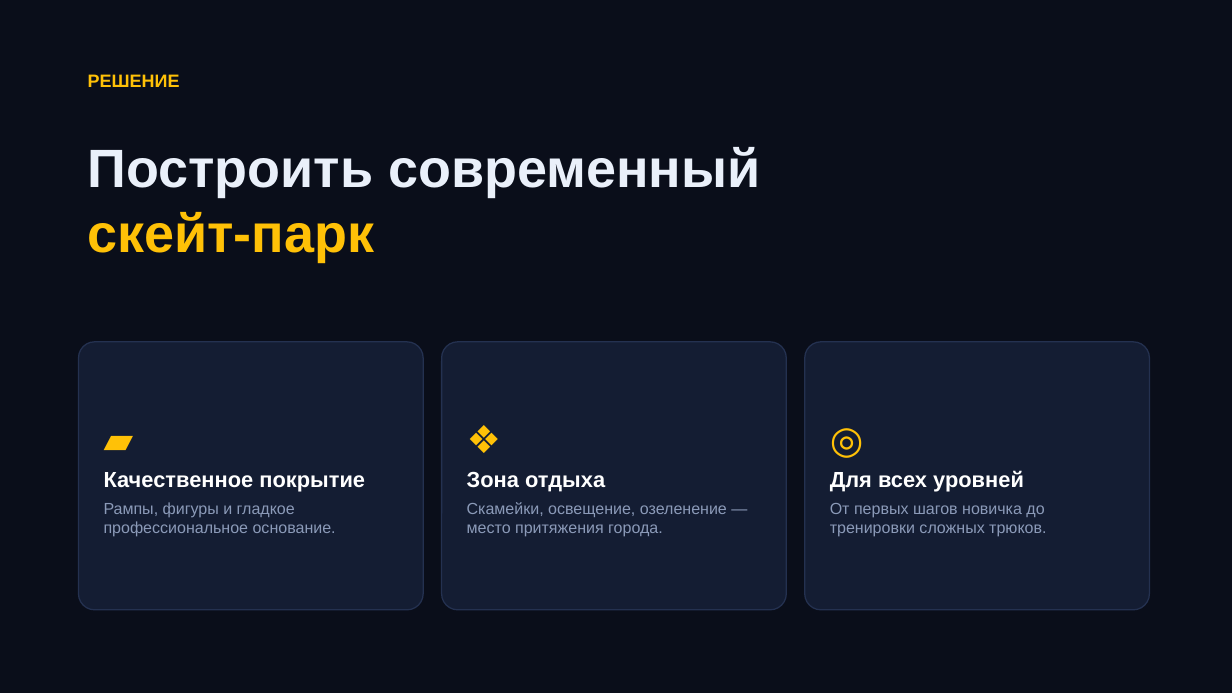
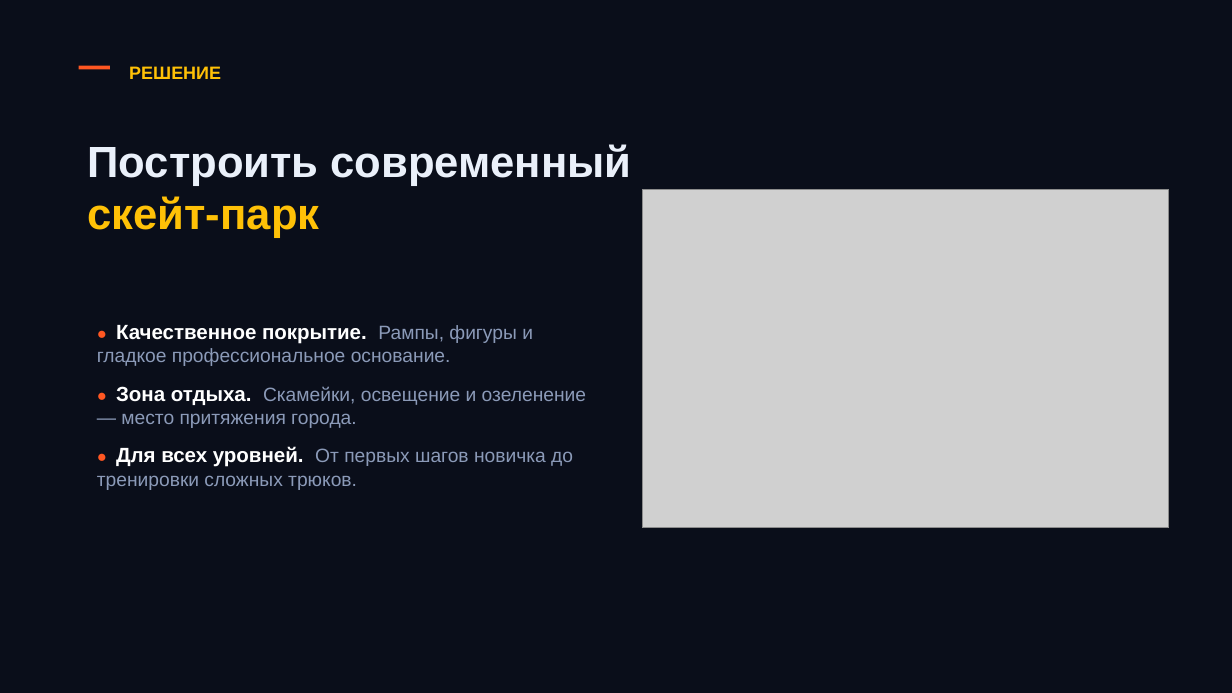
Before and after one commit to sommeliermitrofanov-code/napitki-fartuny, a slide deck: slide 3 of skatepark.pptx. Drawn at 1232x693 pixels with LibreOffice and Linux fonts; fonts in the diff are those of the drawing; grey boxes stand for pictures. Boxes give left, top, right and bottom in pixels: in the first picture for what was removed or moved away, otherwise in the second. Text is boxed around its words. In the diff, an @@ line names an element or a change of style, - is before the commit and + after.

```diff
--- a/skatepark.pptx
+++ b/skatepark.pptx
@@ text "РЕШЕНИЕ": place and size @@
-text "РЕШЕНИЕ" at (88,74,180,87)
+text "РЕШЕНИЕ" at (129,66,221,79)
@@ rectangle added at (79,66,110,69), fill #FF5722 @@
@@ text "Построить современный" at (88,144,632,238): size 42 to 34 pt @@
@@ picture added at (642,189,1169,528) @@
@@ text "● Качественное покрытие. Рампы, фигуры ...": place and size @@
-text "● Качественное покрытие. Рампы, фигуры ..." at (442,342,787,610)
+text "● Качественное покрытие. Рампы, фигуры ..." at (97,325,586,490)
@@ text "● Качественное покрытие. Рампы, фигуры ..." at (97,325,586,490): vertical alignment middle to top; fill #141D33 to none; outline #243150 1 pt to none @@
@@ text at (97,325,586,490): text changed; size 12.5 to 15 pt @@
-❖
-Зона отдыха
-Скамейки, освещение, озеленение — место притяжения города.
+● Качественное покрытие. Рампы, фигуры и гладкое профессиональное основание.
+● Зона отдыха. Скамейки, освещение и озеленение — место притяжения города.
+● Для всех уровней. От первых шагов новичка до тренировки сложных трюков.
@@ rounded rectangle removed at (79,342,423,610) @@
-▰
-Качественное покрытие
-Рампы, фигуры и гладкое профессиональное основание.
@@ rounded rectangle removed at (805,342,1150,610) @@
-◎
-Для всех уровней
-От первых шагов новичка до тренировки сложных трюков.
```
Also in this commit, not shown: 9 other slides changed, 26 other files.
